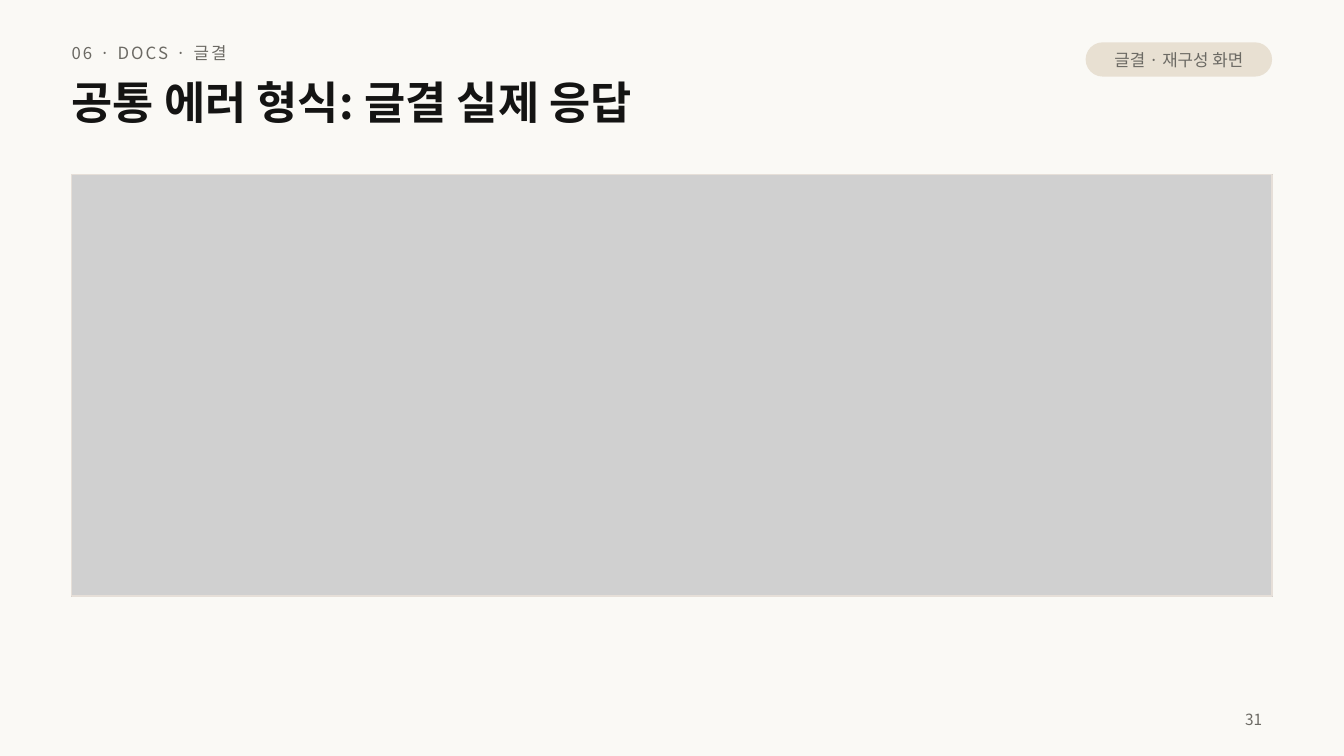
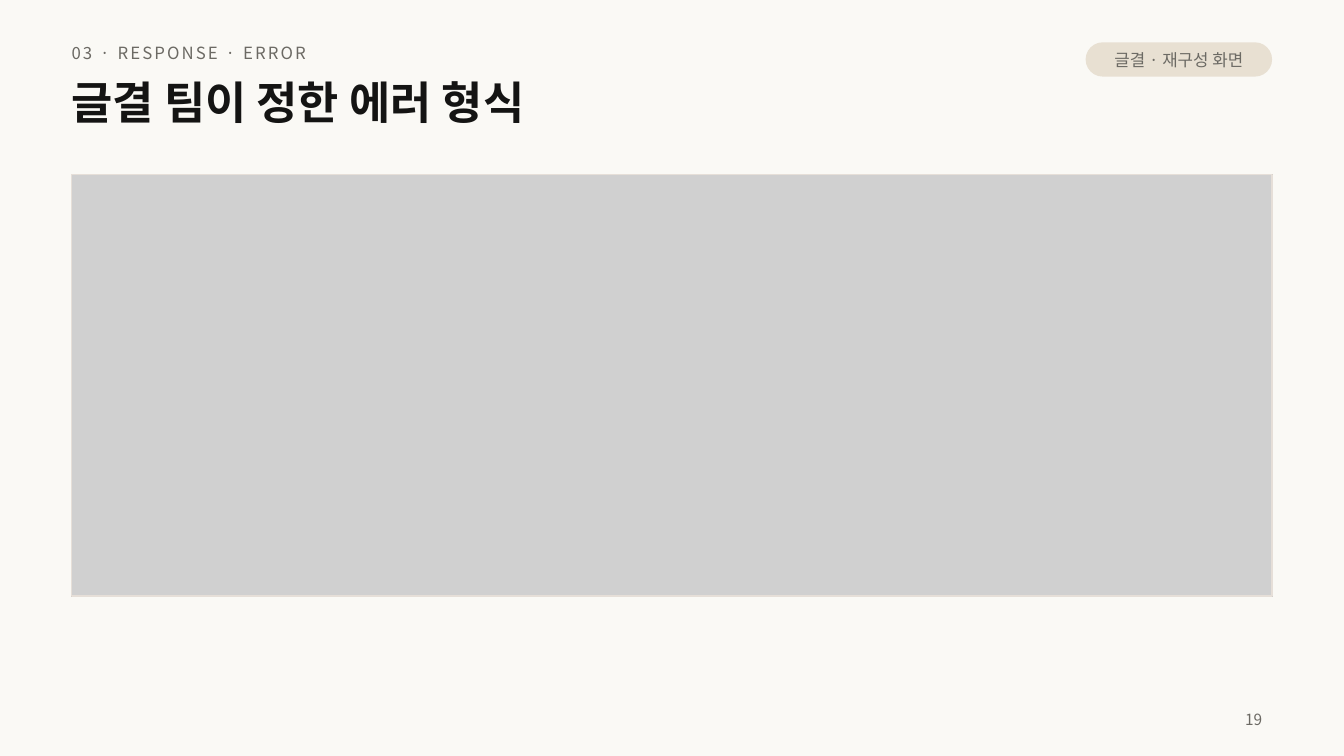
Before and after one commit to home-blog/docs-RESTful, a slide deck: slide 19 of 발표/RESTful-API-설계.pptx (slide 31 before the commit). Drawn at 1344x756 pixels with LibreOffice and Linux fonts; fonts in the diff are those of the drawing; grey boxes stand for pictures. Boxes give left, top, right and bottom in pixels: in the first picture for what was removed or moved away, otherwise in the second. Text is boxed around its words. In the diff, an @@ line names an element or a change of style, - is before the commit and + after.

```diff
--- a/발표/RESTful-API-설계.pptx
+++ b/발표/RESTful-API-설계.pptx
@@ text at [72, 46, 306, 59]: text changed @@
-06 · DOCS · 글결
+03 · RESPONSE · ERROR
@@ title at [72, 81, 524, 123]: text changed @@
-공통 에러 형식: 글결 실제 응답
+글결 팀이 정한 에러 형식
@@ page number at [1245, 713, 1262, 725]: text changed @@
-31
+19
```
Also in this commit, not shown: 3 other slides changed, 4 slides added, 1 slide removed, 3 other files.
